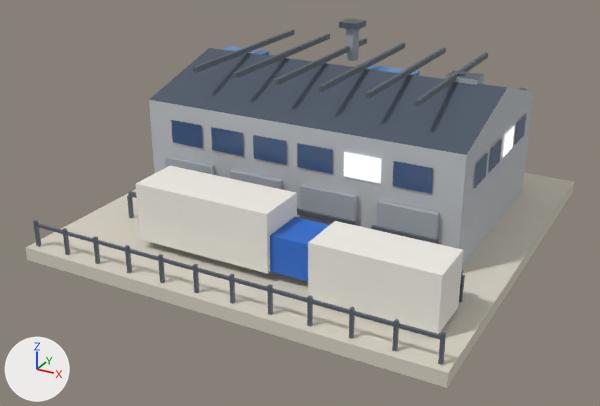
The glTF model public/models/36.glb as it was, and as the next commit left it.
Before and after are seen from a 50 mm camera at (0.82, -1.609, 0.843) aimed at (-0.02, -0.08, 0.079). Every picture has the same lights, and +X, +Y and +Z are marked at lower left. The first picture is the older version. Vertices at exactly the same position are counted once.

The first picture shows 'b36'.
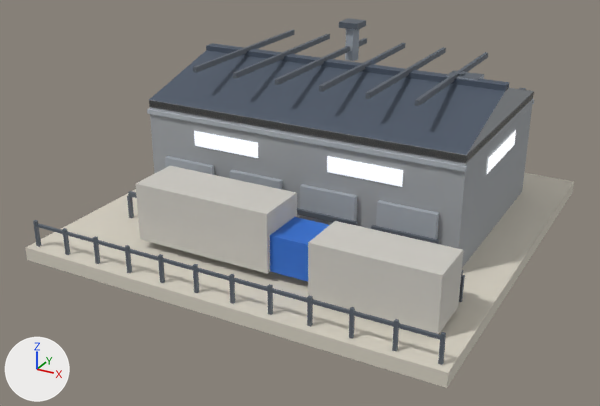
Where the change shows, as pixel boxes [x1, y1, x2, y2] in the pictures (600 x 406 px):
'b36', surface changed, reshaped: [25, 18, 574, 388] in both
part 1 of me_b36, added: after [206, 43, 509, 91]
part 2 of me_b36, added: after [149, 92, 534, 163]
part 3 of me_b36, added: after [147, 108, 467, 172]
part 4 of me_b36, rebuilt (114% wider, 32% taller): before [489, 139, 502, 172]; after [487, 130, 516, 174]
part 5 of me_b36, rebuilt (97% wider): before [344, 152, 382, 183]; after [327, 156, 403, 187]
part 6 of me_b36, rebuilt (97% wider, 7% shorter): before [211, 127, 243, 156]; after [194, 131, 258, 158]
part 7 of me_b36, deleted: before [171, 113, 527, 194]

Patch to the scene script:
```diff
--- a/public/models/36.glb.py
+++ b/public/models/36.glb.py
@@ mat_wall_grey @@
 n2 = _N.new('ShaderNodeMix'); n2.name = 'Mix'
 n2.inputs[0].default_value = 1.0  # 'Factor'
-n2.inputs[7].default_value = (0.521, 0.546, 0.578, 1.0)  # 'B', light grey #bfc3c8
+n2.inputs[7].default_value = (0.361, 0.381, 0.402, 1.0)  # 'B', grey #a2a6aa
 n3 = _N.new('ShaderNodeVertexColor'); n3.name = 'Color Attribute'
@@ mat_white @@
 n2 = _N.new('ShaderNodeMix'); n2.name = 'Mix'
 n2.inputs[0].default_value = 1.0  # 'Factor'
-n2.inputs[7].default_value = (0.88, 0.855, 0.791, 1.0)  # 'B', white #f1eee6
+n2.inputs[7].default_value = (0.617, 0.597, 0.552, 1.0)  # 'B', light grey #cecbc4
 n3 = _N.new('ShaderNodeVertexColor'); n3.name = 'Color Attribute'
@@ mat_slab @@
+mat_slab = bpy.data.materials.new('slab')
+# nodes: BsdfPrincipled, Mix, OutputMaterial, VertexColor
+# colours: grey #aeb4bb, mixed with the vertex colours
@@ mat_glow_window_ind @@
+mat_glow_window_ind = bpy.data.materials.new('glow_window_ind')
+# nodes: BsdfPrincipled, Mix, OutputMaterial, VertexColor
+# colours: blue #3d5a82, mixed with the vertex colours
@@ me_b36 @@
 # used by ob_b36; location = (0.0, 0.0, 0.0)
-me_b36.from_pydata(...)  # 827 vertices, 1001 faces; spans x -0.48..0.48, y -0.48..0.48, z 0.0..0.434
+me_b36.from_pydata(...)  # 803 vertices, 1013 faces; spans x -0.48..0.48, y -0.48..0.48, z 0.0..0.434
+# me_b36 part 1: the loose piece of 8 vertices spanning x -0.057..-0.049, y -0.126..0.326, z 0.363..0.375 is copied, and the copy is scaled about its middle by (95, 0.0598, 1.07), then moved by (0.053, 0.0, -0.007), in mat_roof_slate; it spans x -0.38..0.38, y 0.086..0.113, z 0.356..0.368
+# me_b36 part 2: the loose piece of 8 vertices spanning x -0.057..-0.049, y -0.126..0.326, z 0.363..0.375 is copied, and the copy is scaled about its middle by (95, 1.11, 1.38), then moved by (0.053, 0.0, -0.088), in mat_white; it spans x -0.38..0.38, y -0.15..0.35, z 0.273..0.289
+# me_b36 part 3: the loose piece of 8 vertices spanning x -0.162..-0.018, y -0.17..-0.162, z 0.095..0.107 is copied, and the copy is scaled about its middle by (5.27, 1.31, 0.817), then moved by (0.09, 0.015, 0.162), in mat_slab; it spans x -0.382..0.382, y -0.156..-0.146, z 0.258..0.268
+# me_b36 part 4: the loose piece of 4 vertices spanning x 0.383, y 0.012..0.088, z 0.198..0.252 is rebuilt with 4 vertices and now spans x 0.383, y -0.004..0.205, z 0.2..0.236, in mat_glow_window_ind
+# me_b36 part 5: the loose piece of 4 vertices spanning x 0.123..0.207, y -0.153, z 0.198..0.252 is rebuilt with 4 vertices and now spans x 0.085..0.254, y -0.153, z 0.2..0.236, in mat_glow_window_ind
+# me_b36 part 6: the loose piece of 4 vertices spanning x -0.207..-0.123, y -0.153, z 0.198..0.252 is rebuilt with 4 vertices and now spans x -0.254..-0.085, y -0.153, z 0.2..0.236, in mat_glow_window_ind
+# me_b36 part 7: 14 loose pieces with 56 vertices, spanning x -0.383..0.383, y -0.153..0.353, z 0.198..0.252, are deleted
+# other edits to the shape of me_b36 do not show in these pictures
 me_b36.materials.append(mat_paving)
@@ me_b36 @@
 me_b36.materials.append(mat_sign_orange)
-me_b36.materials.append(mat_glass_dark)
-me_b36.materials.append(mat_glow_window)
 me_b36.materials.append(mat_wall_blue)
@@ me_b36 @@
 me_b36.materials.append(mat_tree_green)
+me_b36.materials.append(mat_slab)
+me_b36.materials.append(mat_glow_window_ind)
```
